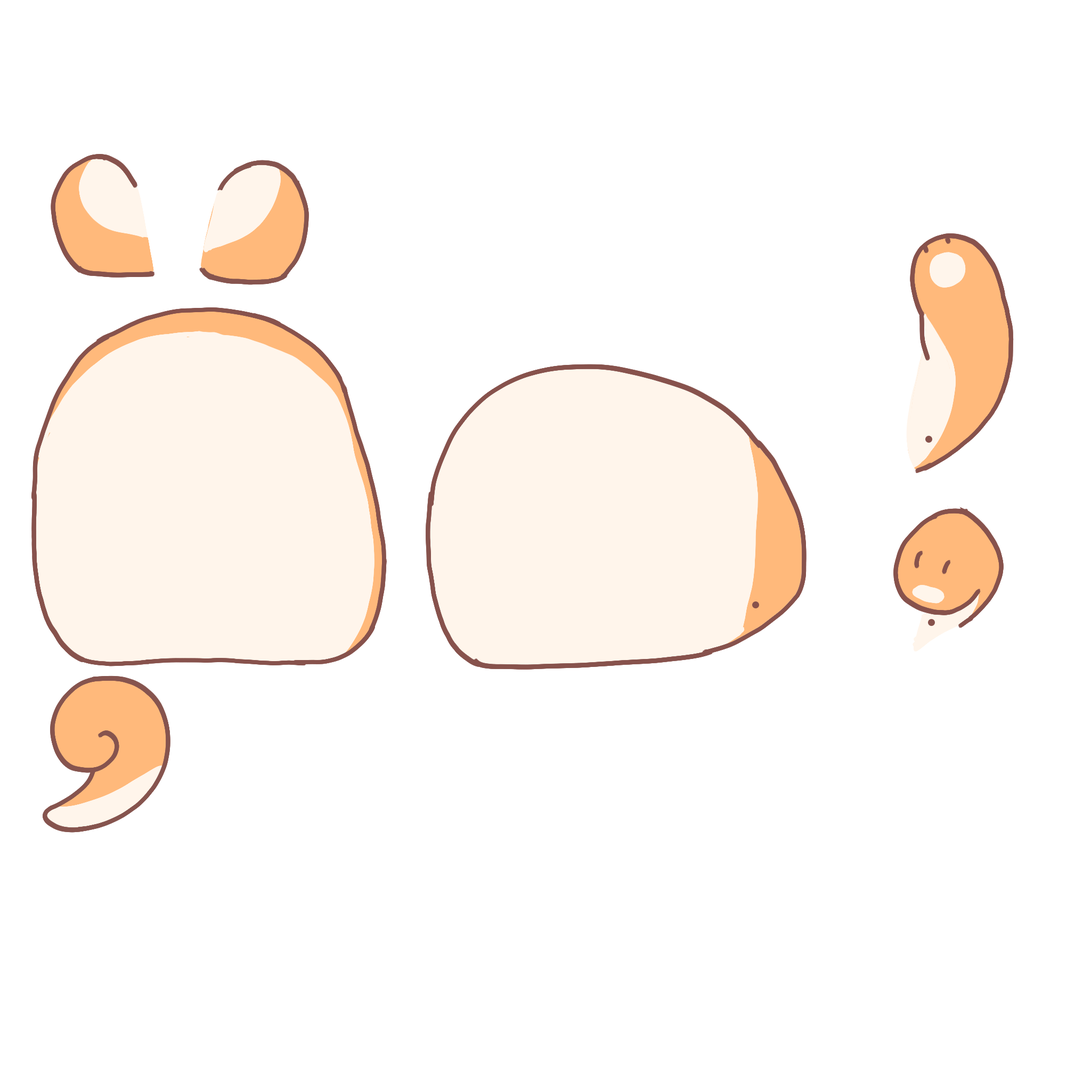
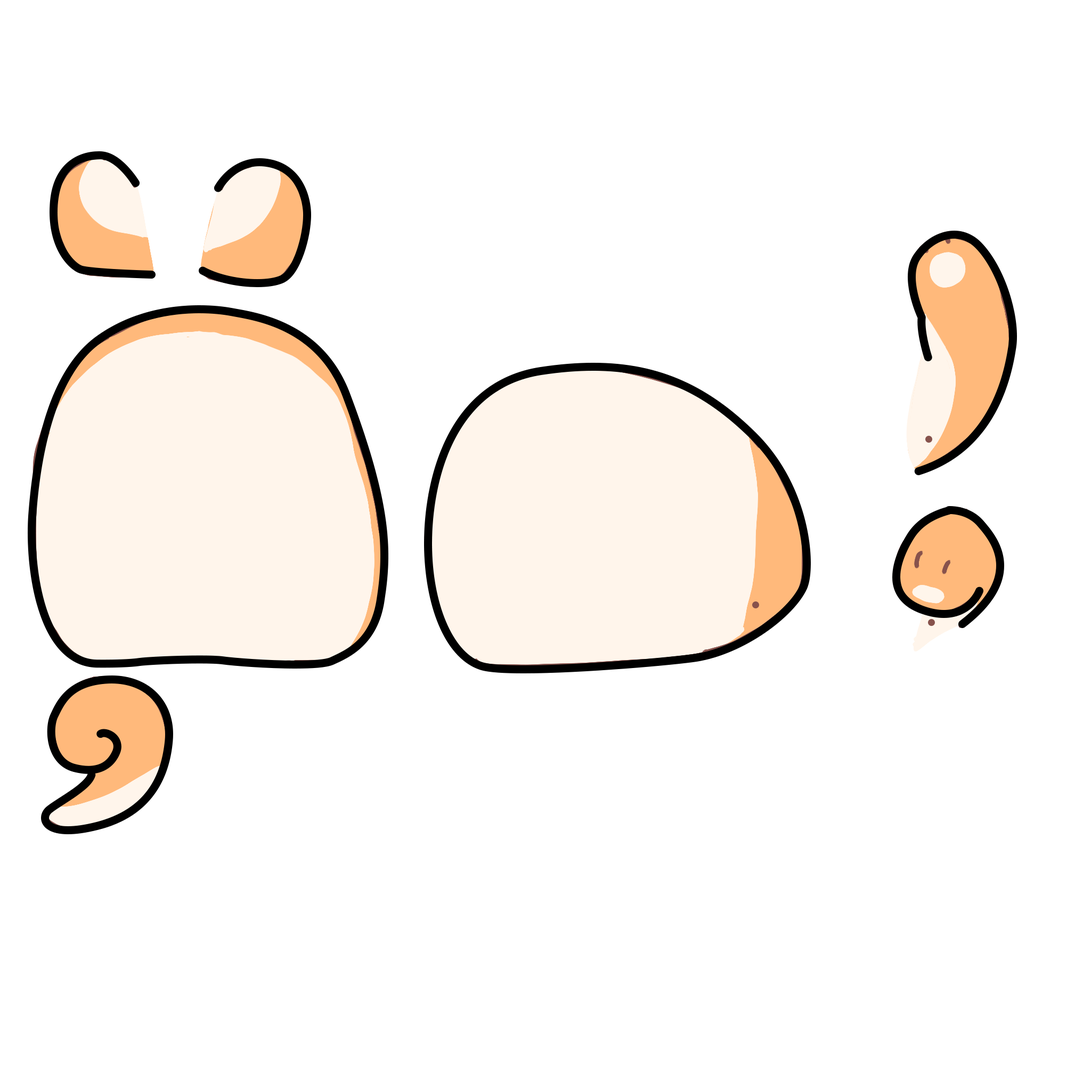
Layers edited between the first and the second 1091×1091 image:
added layer "Shape 8" above "Shape 7" over 424, 362, 812, 674
added layer "Shape 7" above "Shape 6" over 945, 506, 1005, 629
added layer "Shape 6" above "fur detail" over 892, 506, 984, 619
added layer "Shape 5" in group "leg back left 1" over 908, 230, 1018, 476
added layer "Shape 4" in group "leg back right" over 41, 675, 174, 835
added layer "Shape 3" in group "leg back right" over 27, 305, 389, 669
added layer "Shape 2" in group "leg back right" over 198, 158, 312, 288
added layer "Shape 1" in group "leg back right" over 49, 151, 156, 279
